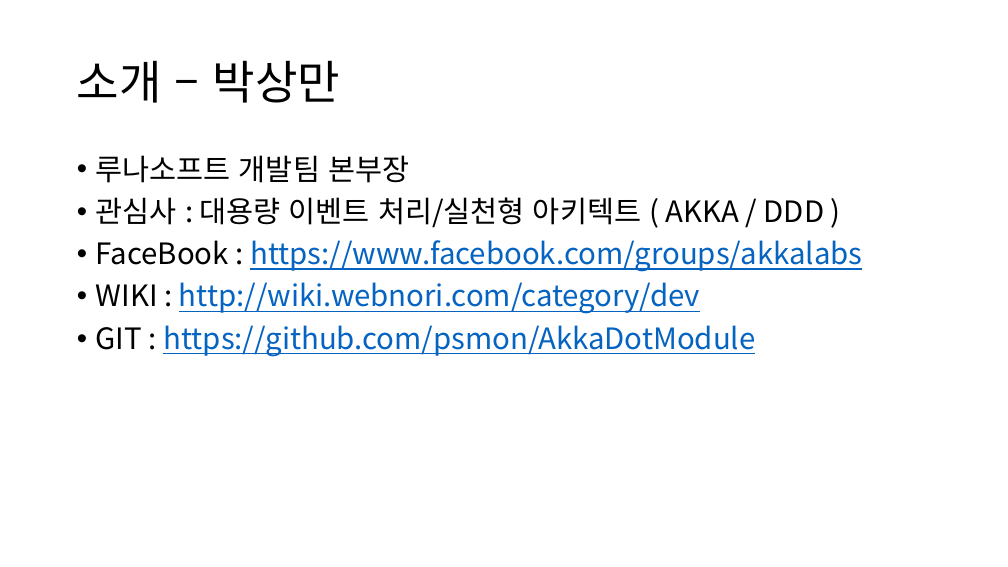
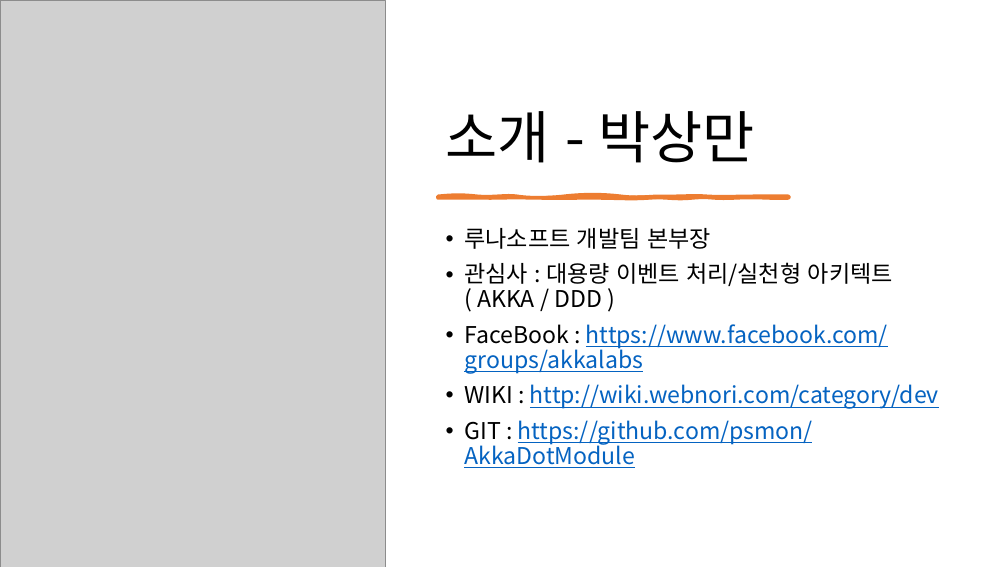
Before and after one commit to psmon/AkkaDotModule, a slide deck: slide 2 of Doc/DotCoreApiWithAkka.pptx. Drawn at 1008x567 pixels with LibreOffice and Linux fonts; fonts in the diff are those of the drawing; grey boxes stand for pictures. Boxes give left, top, right and bottom in pixels: in the first picture for what was removed or moved away, otherwise in the second. Text is boxed around its words. In the diff, an @@ line names an element or a change of style, - is before the commit and + after.

```diff
--- a/Doc/DotCoreApiWithAkka.pptx
+++ b/Doc/DotCoreApiWithAkka.pptx
@@ picture added at box(0, 0, 385, 567) @@
@@ title "소개 - 박상만" at box(446, 111, 754, 163): vertical alignment middle to bottom @@
@@ title at box(446, 111, 754, 163): text changed; size 44 to 54 pt @@
-소개 – 박상만
+소개 - 박상만
@@ freeform shape added at box(438, 197, 789, 198), fill #ED7D31, outline #ED7D31 3.5 pt @@
@@ text "루나소프트 개발팀 본부장": place and size @@
-text "루나소프트 개발팀 본부장" at box(96, 155, 862, 357)
+text "루나소프트 개발팀 본부장" at box(464, 228, 939, 468)
@@ text "루나소프트 개발팀 본부장" at box(464, 228, 939, 468): size 28 to 22 pt @@
```
Also in this commit, not shown: 4 other slides changed, 2 slides added, 1 slide removed, 1 other file.
